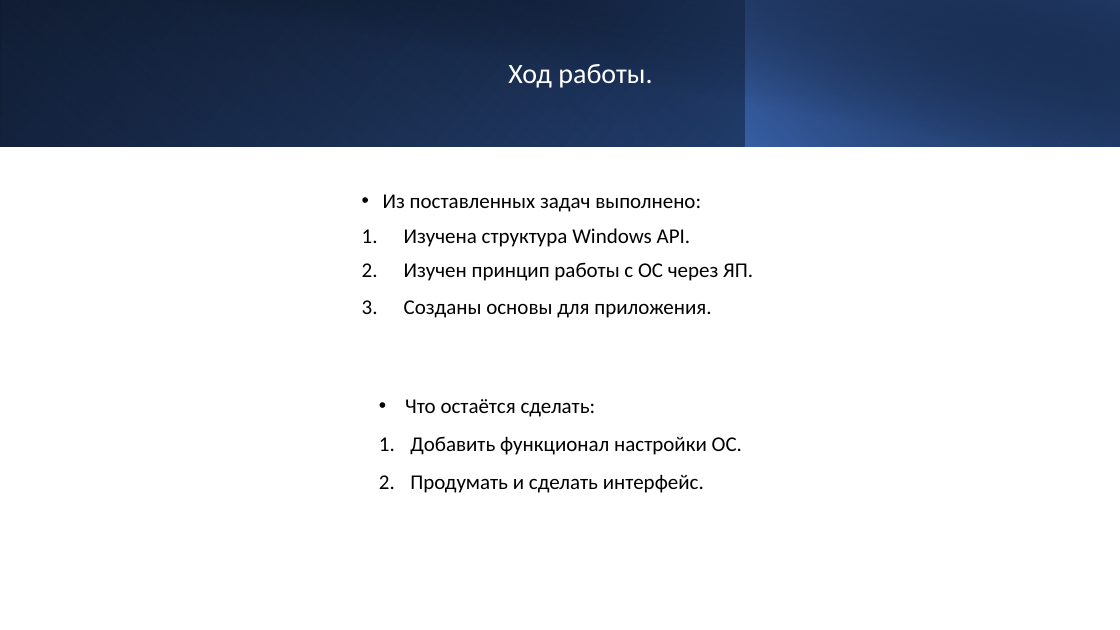
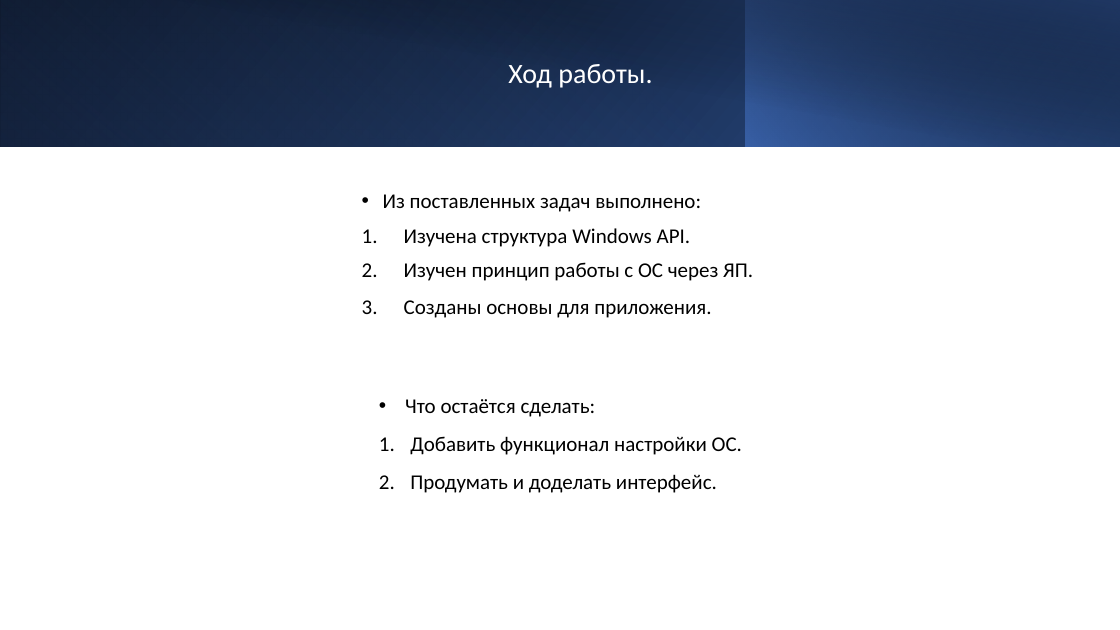
Before and after one commit to mosheadd/WinAPI_PRoject, a slide deck: slide 4 of Презентация.pptx. Drawn at 1120x630 pixels with LibreOffice and Linux fonts; fonts in the diff are those of the drawing. Boxes give left, top, right and bottom in pixels: in the first picture for what was removed or moved away, otherwise in the second. Text is boxed around its words. In the diff, an @@ line names an element or a change of style, - is before the commit and + after.

```diff
--- a/Презентация.pptx
+++ b/Презентация.pptx
@@ text at [410,474,717,493]: text changed @@
-2. Продумать и сделать интерфейс.
+2. Продумать и доделать интерфейс.
```
